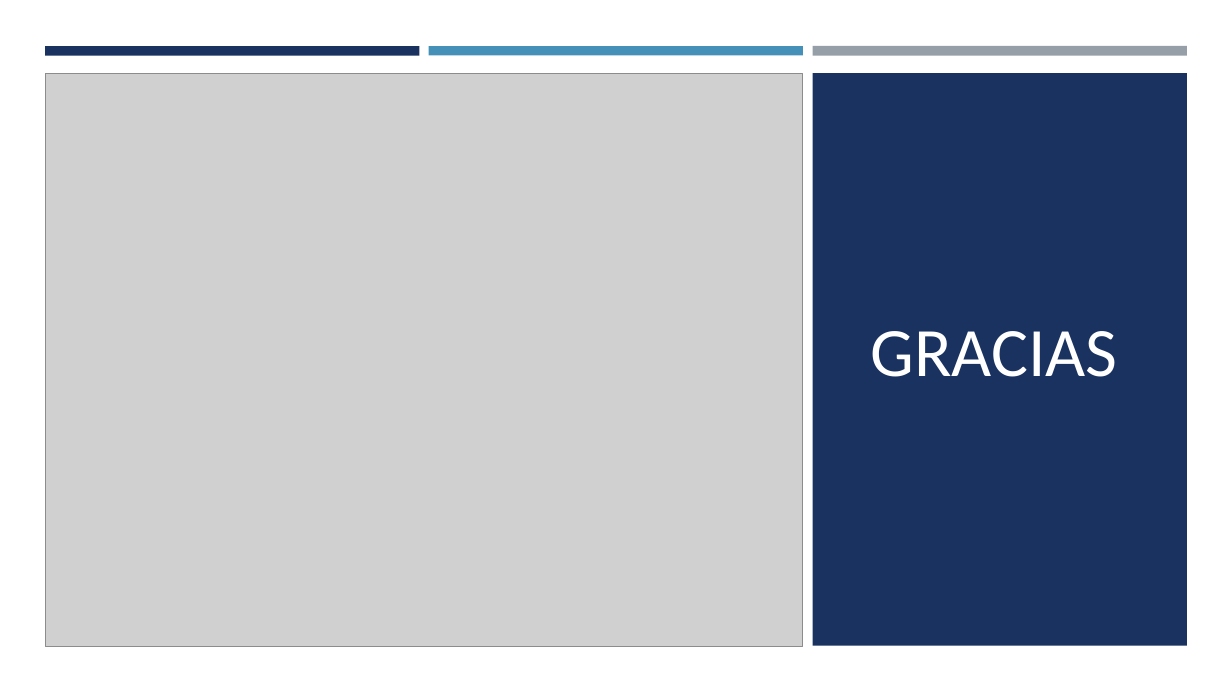
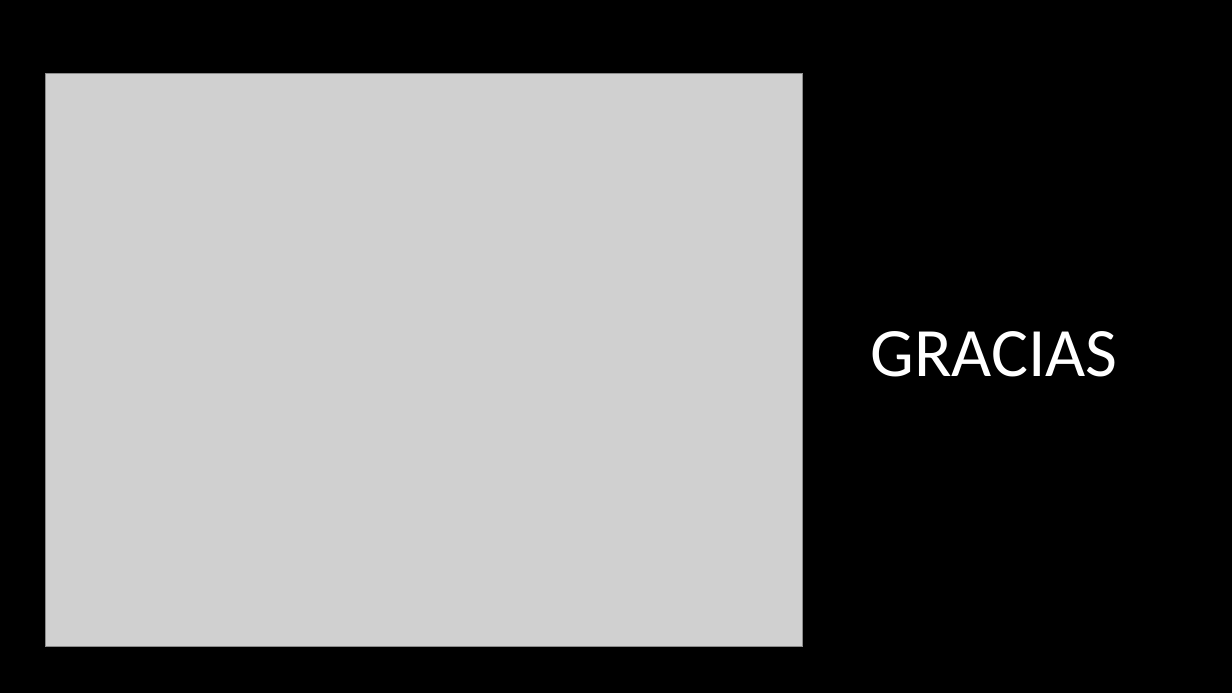
Before and after one commit to Leonelgtzl/Exposicion-FRONT-END, a slide deck: slide 12 of EXPO-FS1A-TEMA1-NF.pptx (slide 10 before the commit). Drawn at 1232x693 pixels with LibreOffice and Linux fonts; fonts in the diff are those of the drawing; grey boxes stand for pictures; background and template pictures are left out. Boxes give left, top, right and bottom in pixels: in the first picture for what was removed or moved away, otherwise in the second. Text is boxed around its words. In the diff, an @@ line names an element or a change of style, - is before the commit and + after.

```diff
--- a/EXPO-FS1A-TEMA1-NF.pptx
+++ b/EXPO-FS1A-TEMA1-NF.pptx
@@ background #FFFFFF to picture (left out) @@
@@ rectangle removed at [0,0,1232,693] @@
@@ rectangle removed at [45,46,420,55] @@
@@ rectangle removed at [429,46,803,55] @@
@@ rectangle removed at [812,46,1187,56] @@
@@ rectangle removed at [812,73,1187,646] @@
```
Also in this commit, not shown: 7 other slides changed, 4 slides added, 2 slides removed.
